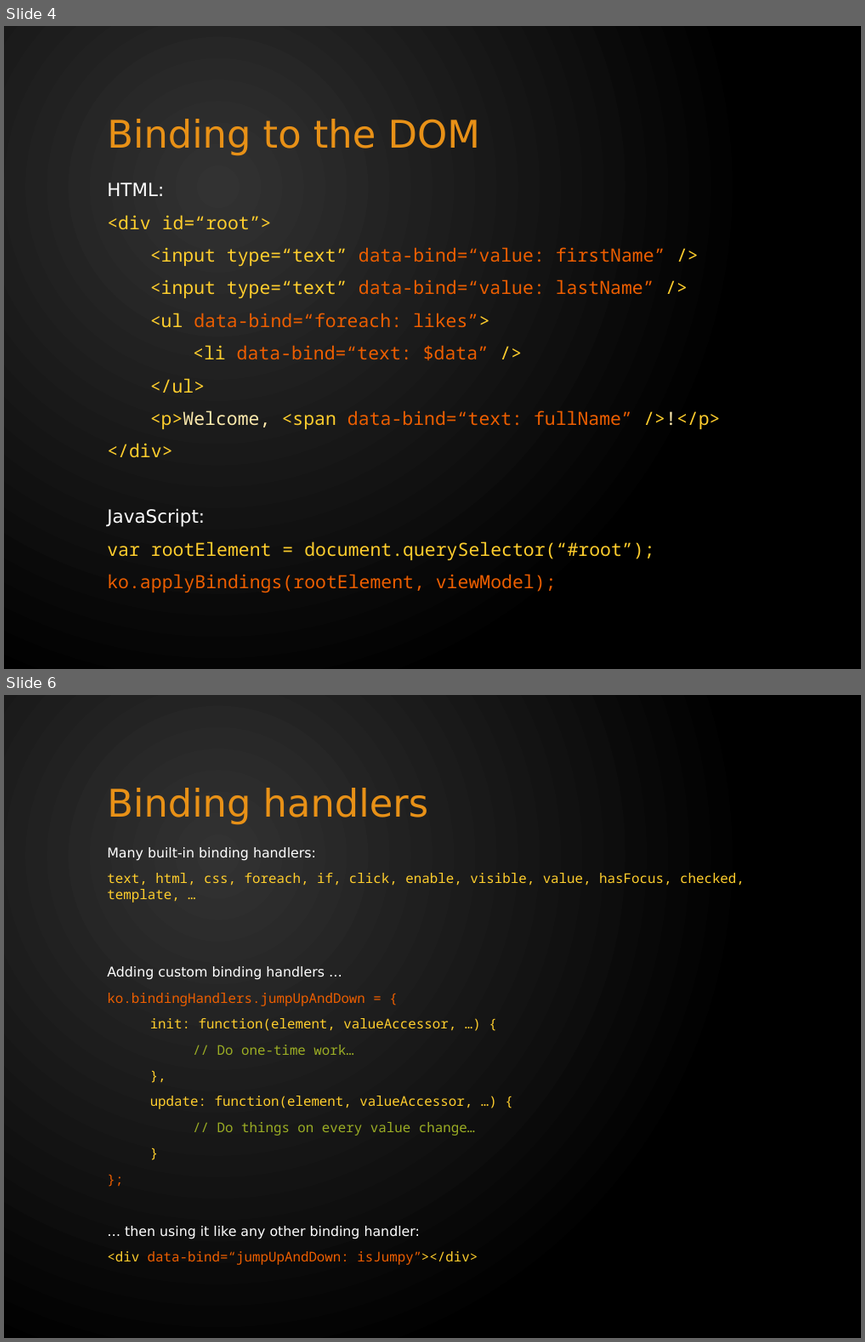
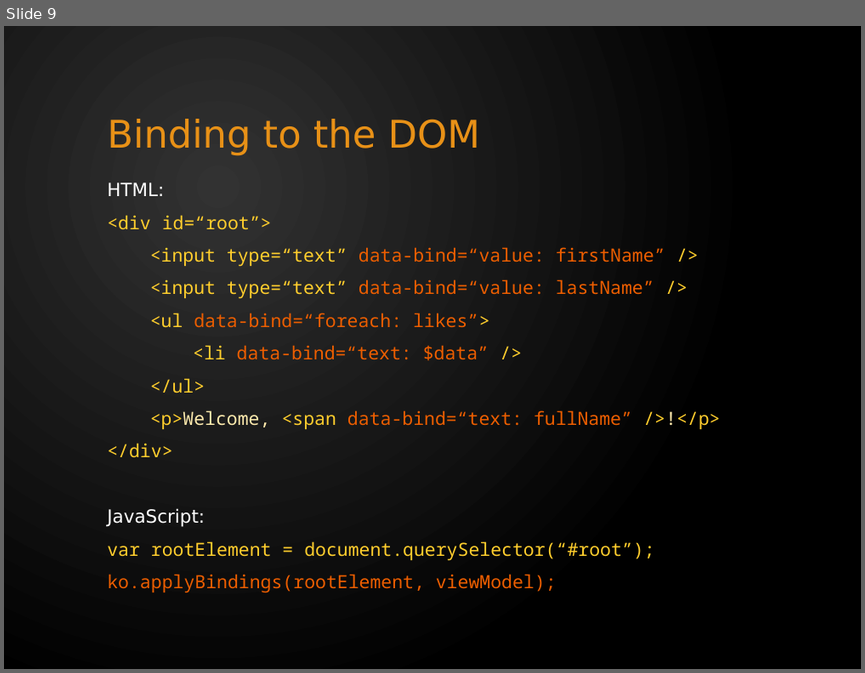
Before and after one commit to tomas-skalicky/c24.PizzaDiNoccatello, a slide deck: docs/Knockout - Quick Intro.pptx. Shown one above the other, each under a label of ours: slides 4 and 6 before the commit, slide 9 after it; the slides between them are not shown. The pictures are 865x1342 and 865x673 pixels, drawn with LibreOffice and Linux fonts; fonts in the diff are those of the drawing. Boxes give left, top, right and bottom in pixels: in the first picture for what was removed or moved away, otherwise in the second. Text is boxed around its words. In the diff, an @@ line names an element or a change of style, - is before the commit and + after.

```diff
--- a/docs/Knockout - Quick Intro.pptx
+++ b/docs/Knockout - Quick Intro.pptx
@@ slide 6 removed at (x1=4, y1=695, x2=861, y2=1338), background gradient #323232 to #000000 @@
@@ title removed at (x1=107, y1=788, x2=428, y2=825) @@
-Binding handlers
@@ text removed at (x1=107, y1=847, x2=744, y2=1265) @@
-Many built-in binding handlers:
-text, html, css, foreach, if, click, enable, visible, value, hasFocus, checked, template, …
-Adding custom binding handlers …
-ko.bindingHandlers.jumpUpAndDown = {
-init: function(element, valueAccessor, …) {
-// Do one-time work…
-},
-update: function(element, valueAccessor, …) {
-// Do things on every value change…
-}
-};
-… then using it like any other binding handler:
-<div data-bind=“jumpUpAndDown: isJumpy”></div>
@@ what was slide 4 is now slide 9 @@
```
Also in this commit, not shown: 23 slides added, 4 other slides removed.
